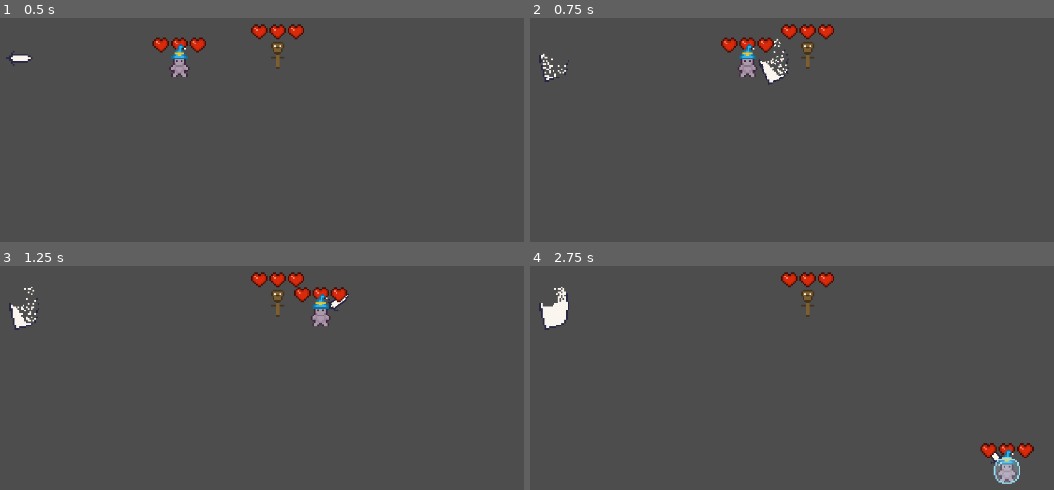
Above: before the commit, frames 1-4 (two rows, left to right).
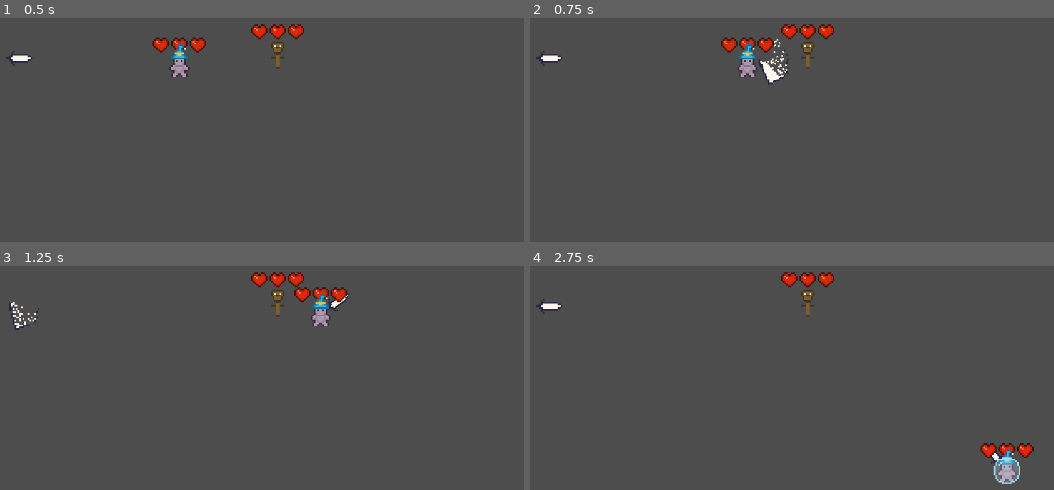
Above: after the commit, the same moments.

Repository: SamuelAlves-23/multiclassing
Game: Godot game, scene res://arena.tscn
The game is run twice, just before and just after one commit, with the same random seed, the same clock (stepped at 60 frames per second) and the same inputs.
Inputs (mouse positions are in pixels of both pictures, inside the frame that each line leads up to):
- Up to frame 1 (0.5 s): no input
- Up to frame 2 (0.75 s): move the mouse to (891, 35) at 0.52 s; press the mouse at (891, 35) at 0.53 s; hold D (move_right) from 0.53 s (still down)
- Up to frame 3 (1.25 s): keep holding D (move_right)
- Up to frame 4 (2.75 s): move the mouse to (556, 328) at 1.27 s; release D (move_right) at 1.28 s; release the mouse at (556, 328) at 1.28 s; hold S (move_down) 1.28-2.03 s; right-click (556, 328) at 1.35 s; move the mouse to (outside the picture) at 2.02 s; press the mouse at (outside the picture) at 2.03 s; hold D (move_right) from 2.03 s (still down)

Frame 1 is identical in both runs. In frame 2, 0.3% of the frame differs, in the area x 1-8%, y 14-29%; in frame 3, 0.2%; in frame 4, 0.6%, in the area x 1-8%, y 9-29%.

Commit message:
Menú principal para salir del paso

Diff:
--- a/equipment/ability_items/barrier_item.gd
+++ b/equipment/ability_items/barrier_item.gd
@@ -14,7 +14,7 @@
 func _on_area_2d_area_entered(area: Area2D) -> void:
 	if area is Hitbox:
 
-		area.collision.disabled = true
+		#area.collision.disabled = true
 		hit_blocked.emit()
 		disapear()
 
--- a/equipment/weapons/sword.tscn
+++ b/equipment/weapons/sword.tscn
@@ -124,6 +124,7 @@
 
 [node name="Sword" type="Node2D"]
 script = ExtResource("1_vn4aw")
+attack_cooldown = 1.0
 
 [node name="Sprite2D" type="Sprite2D" parent="."]
 visible = false
--- /dev/null
+++ b/ui/main_menu.gd
@@ -0,0 +1,22 @@
+extends Control
+
+@onready var mode_container: VBoxContainer = $ModeContainer
+@onready var local_container: VBoxContainer = $LocalPlayersContainer
+@onready var local_player_amount: LineEdit = $LocalPlayersContainer/PlayerAmountEdit
+
+
+func _on_local_button_pressed() -> void:
+	mode_container.hide()
+	local_container.show()
+
+
+func _on_local_back_button_pressed() -> void:
+	local_container.hide()
+	mode_container.show()
+
+
+func _on_local_play_button_pressed() -> void:
+	if local_player_amount.text:
+		print(local_player_amount.text)
+	else:
+		print("Es necesario ingresar número de jugadores")
--- /dev/null
+++ b/ui/main_menu.tscn
@@ -0,0 +1,71 @@
+[gd_scene load_steps=2 format=3 uid="uid://ds7oo7t28hixv"]
+
+[ext_resource type="Script" uid="uid://pkutyi8sxq5o" path="res://ui/main_menu.gd" id="1_t7e0r"]
+
+[node name="MainMenu" type="Control"]
+layout_mode = 3
+anchors_preset = 15
+anchor_right = 1.0
+anchor_bottom = 1.0
+grow_horizontal = 2
+grow_vertical = 2
+script = ExtResource("1_t7e0r")
+
+[node name="ModeContainer" type="VBoxContainer" parent="."]
+layout_mode = 1
+anchors_preset = 4
+anchor_top = 0.5
+anchor_bottom = 0.5
+offset_top = -33.0
+offset_right = 106.0
+offset_bottom = 33.0
+grow_vertical = 2
+
+[node name="LocalButton" type="Button" parent="ModeContainer"]
+layout_mode = 2
+text = "Local game"
+
+[node name="OnlineButton" type="Button" parent="ModeContainer"]
+layout_mode = 2
+text = "Online game"
+
+[node name="LocalPlayersContainer" type="VBoxContainer" parent="."]
+visible = false
+layout_mode = 1
+anchors_preset = 8
+anchor_left = 0.5
+anchor_top = 0.5
+anchor_right = 0.5
+anchor_bottom = 0.5
+offset_left = -20.0
+offset_top = -20.0
+offset_right = 20.0
+offset_bottom = 20.0
+grow_horizontal = 2
+grow_vertical = 2
+
+[node name="PlayersLabel" type="Label" parent="LocalPlayersContainer"]
+visible = false
+layout_mode = 2
+text = "Players:"
+
+[node name="PlayerAmountEdit" type="LineEdit" parent="LocalPlayersContainer"]
+layout_mode = 2
+placeholder_text = "Players"
+alignment = 1
+max_length = 1
+context_menu_enabled = false
+emoji_menu_enabled = false
+virtual_keyboard_type = 2
+
+[node name="LocalPlayButton" type="Button" parent="LocalPlayersContainer"]
+layout_mode = 2
+text = "Play"
+
+[node name="LocalBackButton" type="Button" parent="LocalPlayersContainer"]
+layout_mode = 2
+text = "Back"
+
+[connection signal="pressed" from="ModeContainer/LocalButton" to="." method="_on_local_button_pressed"]
+[connection signal="pressed" from="LocalPlayersContainer/LocalPlayButton" to="." method="_on_local_play_button_pressed"]
+[connection signal="pressed" from="LocalPlayersContainer/LocalBackButton" to="." method="_on_local_back_button_pressed"]
Not shown, added: ui/main_menu.gd.uid
